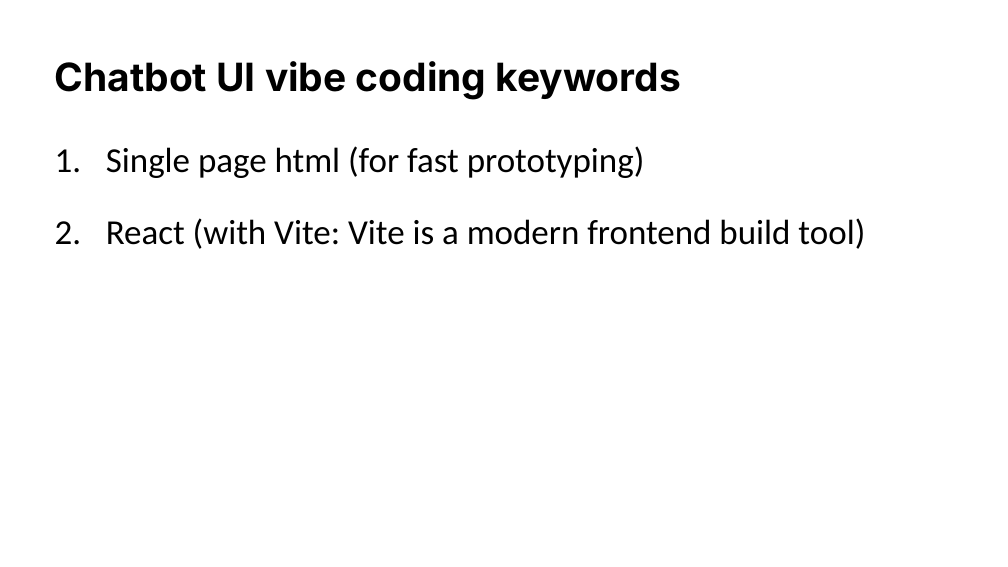
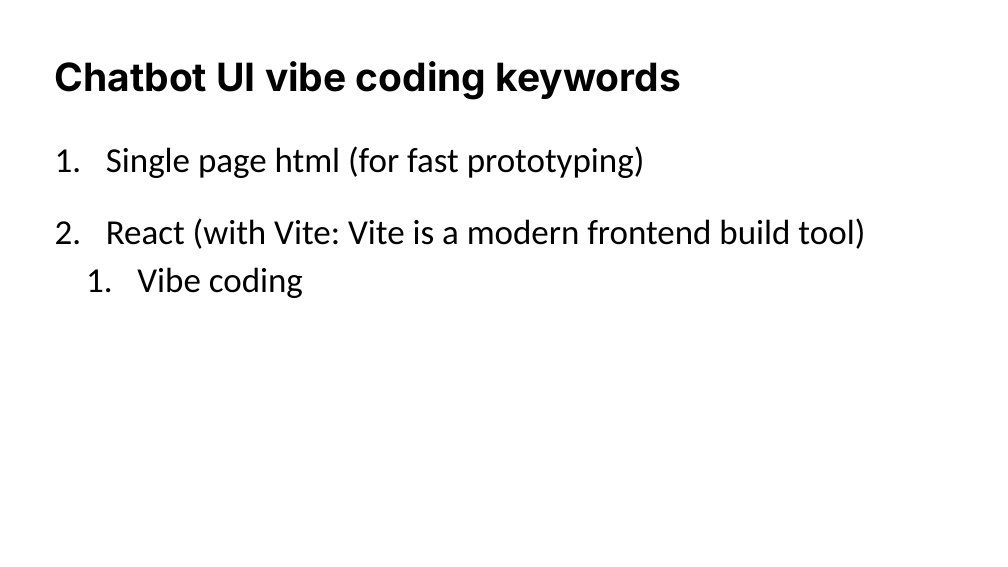
Before and after one commit to enoch-sit/proj01_chatbot_edu, a slide deck: slide 6 of week08/AI Agent Design III LangSmith-and-Evaluation-Frameworks.pptx. Drawn at 1008x567 pixels with LibreOffice and Linux fonts; fonts in the diff are those of the drawing. Boxes give left, top, right and bottom in pixels: in the first picture for what was removed or moved away, otherwise in the second. Text is boxed around its words. In the diff, an @@ line names an element or a change of style, - is before the commit and + after.

```diff
--- a/week08/AI Agent Design III LangSmith-and-Evaluation-Frameworks.pptx
+++ b/week08/AI Agent Design III LangSmith-and-Evaluation-Frameworks.pptx
@@ text at bbox=[137, 267, 303, 298]: paragraph added @@
+  1. Vibe coding
```
Also in this commit, not shown: 9 other slides changed, 1 slide added, 14 slides removed, 28 other files.
